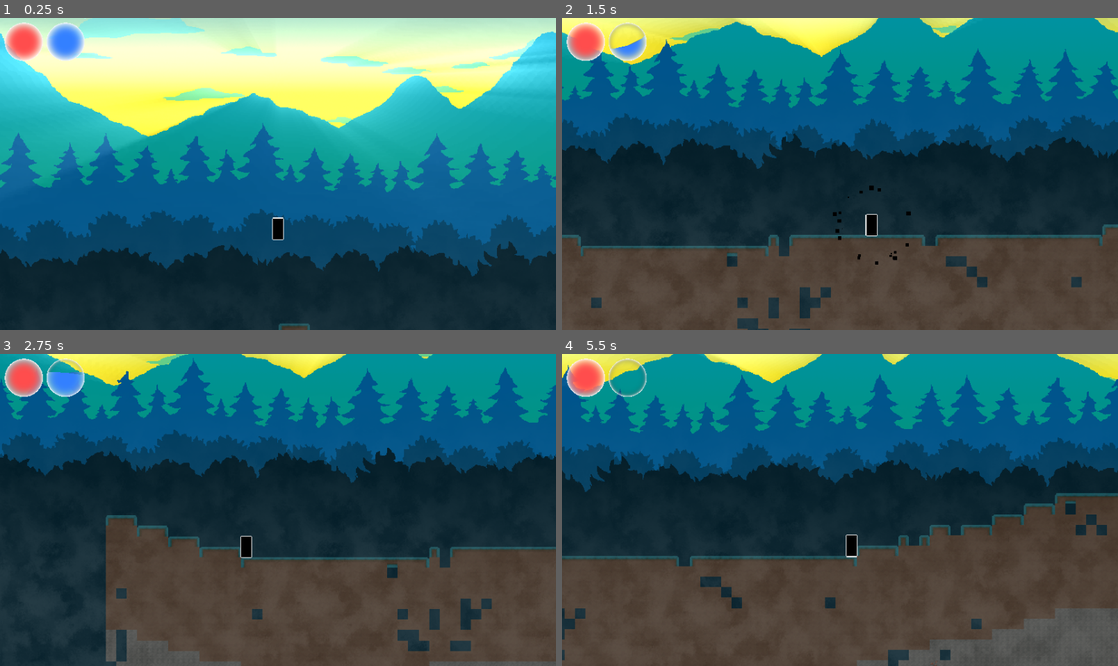
Above: before the commit, frames 1-4 (two rows, left to right).
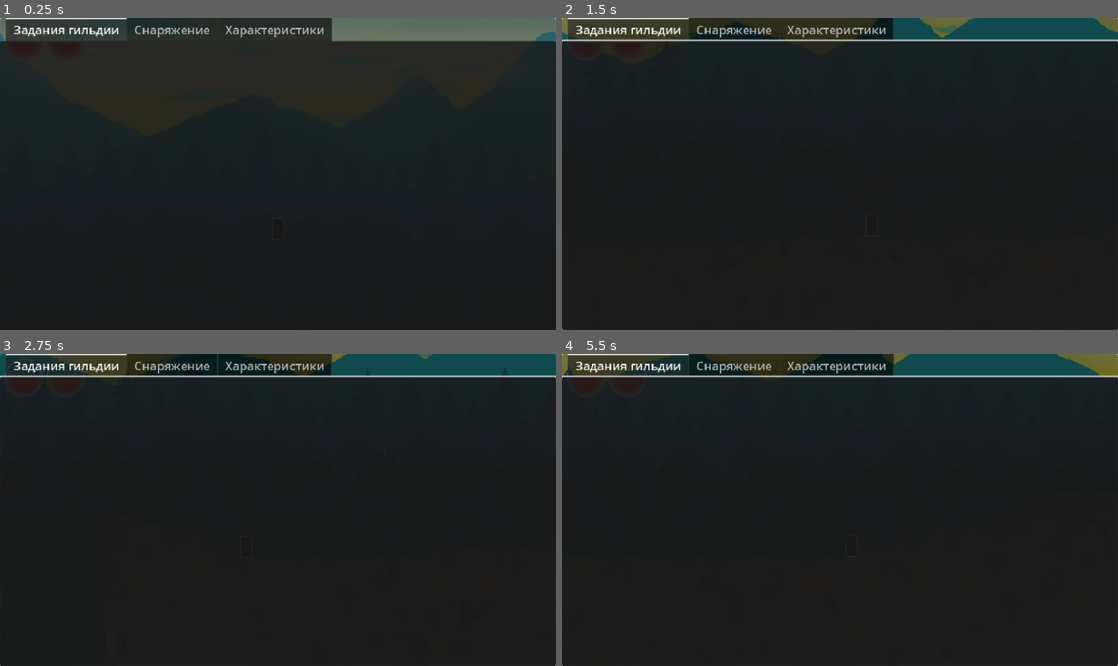
Above: after the commit, the same moments.

Repository: terriblepanic/first-game
Game: Godot game, scene res://scenes/Main.tscn
The game is run twice, just before and just after one commit, with the same random seed, the same clock (stepped at 60 frames per second) and the same inputs. This scene is started directly instead of the project's main scene.
Inputs (mouse positions are in pixels of both pictures, inside the frame that each line leads up to):
- Up to frame 1 (0.25 s): no input
- Up to frame 2 (1.5 s): tap Enter (ui_accept) at 0.5 s; move the mouse to (962, 158) at 0.52 s; hold D (move_right) 0.53-1.25 s; click (962, 158) at 0.6 s; tap Space (jump) at 0.77 s; drag from (728, 189) to (956, 248) at 1.27 s
- Up to frame 3 (2.75 s): move the mouse to (333, 441) at 2.02 s; hold A (move_left) from 2.03 s (still down); right-click (333, 441) at 2.1 s
- Up to frame 4 (5.5 s): release A (move_left) at 2.75 s; drag from (812, 572) to (673, 463) at 2.77 s; move the mouse to (1006, 556) at 3.52 s; hold D (move_right) 3.53-4.25 s; click (1006, 556) at 3.6 s; tap Space (jump) at 3.77 s; drag from (673, 463) to (956, 541) at 4.27 s; move the mouse to (867, 510) at 5.02 s; hold D (move_right) from 5.03 s (still down); right-click (867, 510) at 5.1 s; click (867, 510) at 5.17 s

The runs differ from the first frame. In frame 1, 84% of the frame differs, in the area x 0-100%, y 0-100%; in frame 2, 79%; in frame 3, 79%; in frame 4, 83%.
Error after the commit: Parse Error: Expected end of statement after variable declaration, found "Identifier" instead. (res://scripts/hud.gd:16)

Commit message:
feat: implement full screen inventory tabs

Diff:
--- a/scenes/HUD.tscn
+++ b/scenes/HUD.tscn
@@ -77,14 +77,14 @@
 [node name="InventoryPanel" type="Panel" parent="HUD"]
 layout_mode = 1
 anchors_preset = -1
-anchor_left = 0.25
-anchor_top = 0.25
-anchor_right = 0.75
-anchor_bottom = 0.75
-offset_left = 210.5
-offset_top = 79.25
-offset_right = 173.5
-offset_bottom = 93.75
+anchor_left = 0.0
+anchor_top = 0.0
+anchor_right = 1.0
+anchor_bottom = 1.0
+offset_left = 0.0
+offset_top = 0.0
+offset_right = 0.0
+offset_bottom = 0.0
 
 [node name="InfoTabs" type="TabContainer" parent="HUD/InventoryPanel"]
 layout_mode = 1
@@ -95,21 +95,28 @@
 grow_vertical = 2
 current_tab = 0
 
-[node name="InventoryTab" type="VBoxContainer" parent="HUD/InventoryPanel/InfoTabs"]
+[node name="Задания гильдии" type="VBoxContainer" parent="HUD/InventoryPanel/InfoTabs"]
 layout_mode = 2
 metadata/_tab_index = 0
 
-[node name="InventoryGrid" type="GridContainer" parent="HUD/InventoryPanel/InfoTabs/InventoryTab"]
+[node name="QuestsList" type="ItemList" parent="HUD/InventoryPanel/InfoTabs/Задания гильдии"]
+layout_mode = 2
+size_flags_vertical = 3
+
+[node name="Снаряжение" type="VBoxContainer" parent="HUD/InventoryPanel/InfoTabs"]
+layout_mode = 2
+metadata/_tab_index = 1
+
+[node name="InventoryGrid" type="GridContainer" parent="HUD/InventoryPanel/InfoTabs/Снаряжение"]
 layout_mode = 2
 size_flags_vertical = 3
 columns = 5
 
-[node name="StatsTab" type="VBoxContainer" parent="HUD/InventoryPanel/InfoTabs"]
-visible = false
+[node name="Характеристики" type="VBoxContainer" parent="HUD/InventoryPanel/InfoTabs"]
 layout_mode = 2
-metadata/_tab_index = 1
+metadata/_tab_index = 2
 
-[node name="BlessingsList" type="ItemList" parent="HUD/InventoryPanel/InfoTabs/StatsTab"]
+[node name="BlessingsList" type="ItemList" parent="HUD/InventoryPanel/InfoTabs/Характеристики"]
 layout_mode = 2
 size_flags_vertical = 3
 
--- a/scripts/hud.gd
+++ b/scripts/hud.gd
@@ -11,8 +11,9 @@
 
 # Инвентарь
 @onready var inventory_panel: Control = $HUD/InventoryPanel
-@onready var inventory_grid: GridContainer = $HUD/InventoryPanel/InfoTabs/InventoryTab/InventoryGrid
-@onready var blessings_list: ItemList = $HUD/InventoryPanel/InfoTabs/StatsTab/BlessingsList
+@onready var inventory_grid: GridContainer = $HUD/InventoryPanel/InfoTabs/Снаряжение/InventoryGrid
+@onready var blessings_list: ItemList = $HUD/InventoryPanel/InfoTabs/Характеристики/BlessingsList
+@onready var quests_list: ItemList = $HUD/InventoryPanel/InfoTabs/Задания гильдии/QuestsList
 @onready var inventory: Inventory = $Inventory
 
 func _ready() -> void:
